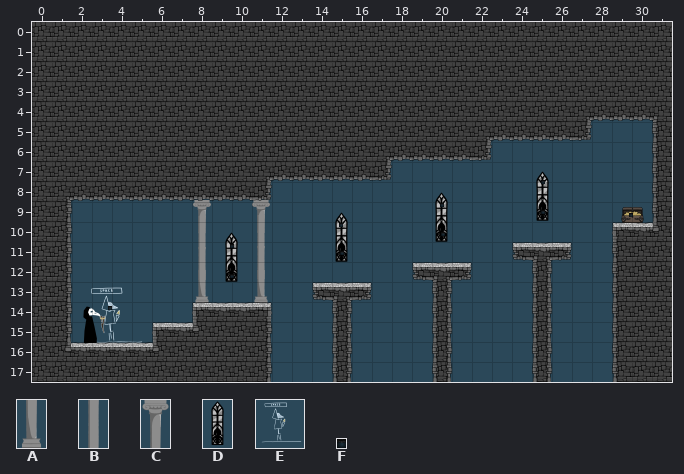
Tiled map (JSON): Physics/Physics/assets/jump_intro.tmj. The first picture shows the starting point.
Cells are 300x300 px. Shown: x 0..31, y 0..17.
Key: from "backgroundAssets": A 1 "colB", B 2 "colM", C 3 "colT", D 4 "window", E 6 "tJump", F 10 "light".
Objects are placed by their top-left corner, in cells (3,4 is the top-left corner of cell 3,4); size is 1x1 cell unless given.
Layers that did not change in this view are not listed.
Objects on layer "Background" before:
D "window" at 24.8,7.4 size 1.4x2.7
C "colT" at 11,8.9 size 1x1.7
C "colT" at 8,8.9 size 1x1.7
D "window" at 19.8,8.5 size 1.4x2.7
B "colM" at 11,9.7 size 1x1.7
B "colM" at 8,9.7 size 1x1.7
D "window" at 14.8,9.4 size 1.4x2.7
B "colM" at 11,11.2 size 1x1.7
B "colM" at 8,11.2 size 1x1.7
D "window" at 9.3,10.5 size 1.4x2.7
A "colB" at 11,12.4 size 1x1.7
A "colB" at 8,12.4 size 1x1.7
E "tJump" at 2.4,13.1 size 3.3x3.3
Objects on layer "Action Entities" before:
F "light" at 25.4,7.9 size 0.2x0.2
F "light" at 20.4,9.1 size 0.2x0.2
F "light" at 25.5,9.4 size 0.2x0.2
F "light" at 29.9,9.5 size 0.2x0.2
F "light" at 15.4,10.1 size 0.2x0.2
F "light" at 20.5,10.5 size 0.2x0.2
F "light" at 9.9,11.1 size 0.2x0.2
F "light" at 15.4,11.4 size 0.2x0.2
F "light" at 9.9,12.6 size 0.2x0.2
F "light" at 3.8,14.2 size 0.2x0.2
The same view after the edit:
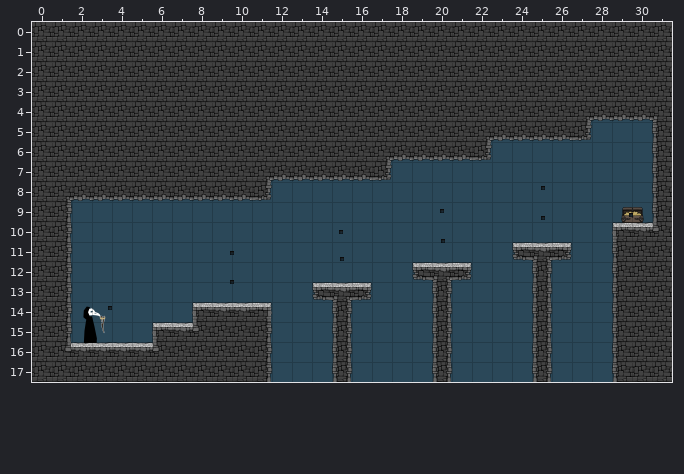
Diff:
{"where": "layer \"Background\" (now hidden)"}
{"was": "D \"window\" at 24.8,7.4 size 1.4x2.7"}
{"was": "C \"colT\" at 11,8.9 size 1x1.7"}
{"was": "C \"colT\" at 8,8.9 size 1x1.7"}
{"was": "D \"window\" at 19.8,8.5 size 1.4x2.7"}
{"was": "B \"colM\" at 11,9.7 size 1x1.7"}
{"was": "B \"colM\" at 8,9.7 size 1x1.7"}
{"was": "D \"window\" at 14.8,9.4 size 1.4x2.7"}
{"was": "B \"colM\" at 11,11.2 size 1x1.7"}
{"was": "B \"colM\" at 8,11.2 size 1x1.7"}
{"was": "D \"window\" at 9.3,10.5 size 1.4x2.7"}
{"was": "A \"colB\" at 11,12.4 size 1x1.7"}
{"was": "A \"colB\" at 8,12.4 size 1x1.7"}
{"was": "E \"tJump\" at 2.4,13.1 size 3.3x3.3"}
{"where": "layer \"Action Entities\""}
{"was": "F \"light\" at 25.4,7.9 size 0.2x0.2", "now": "F \"light\" at 25.4,8.2 size 0.2x0.2"}
{"was": "F \"light\" at 20.4,9.1 size 0.2x0.2", "now": "F \"light\" at 20.4,9.4 size 0.2x0.2"}
{"was": "F \"light\" at 25.5,9.4 size 0.2x0.2", "now": "F \"light\" at 25.5,9.7 size 0.2x0.2"}
{"was": "F \"light\" at 15.4,10.1 size 0.2x0.2", "now": "F \"light\" at 15.4,10.4 size 0.2x0.2"}
{"was": "F \"light\" at 20.5,10.5 size 0.2x0.2", "now": "F \"light\" at 20.5,10.8 size 0.2x0.2"}
{"was": "F \"light\" at 9.9,11.1 size 0.2x0.2", "now": "F \"light\" at 9.9,11.5 size 0.2x0.2"}
{"was": "F \"light\" at 15.4,11.4 size 0.2x0.2", "now": "F \"light\" at 15.4,11.8 size 0.2x0.2"}
{"was": "F \"light\" at 9.9,12.6 size 0.2x0.2", "now": "F \"light\" at 9.9,12.9 size 0.2x0.2"}
{"label":"changed","picture_box":[536,171,549,221]}
{"label":"changed","picture_box":[435,192,448,243]}
{"label":"removed","picture_box":[193,200,211,303]}
{"label":"removed","picture_box":[252,200,270,303]}
{"label":"changed","picture_box":[335,212,348,262]}
{"label":"changed","picture_box":[225,232,238,284]}
{"label":"removed","picture_box":[91,287,142,343]}
